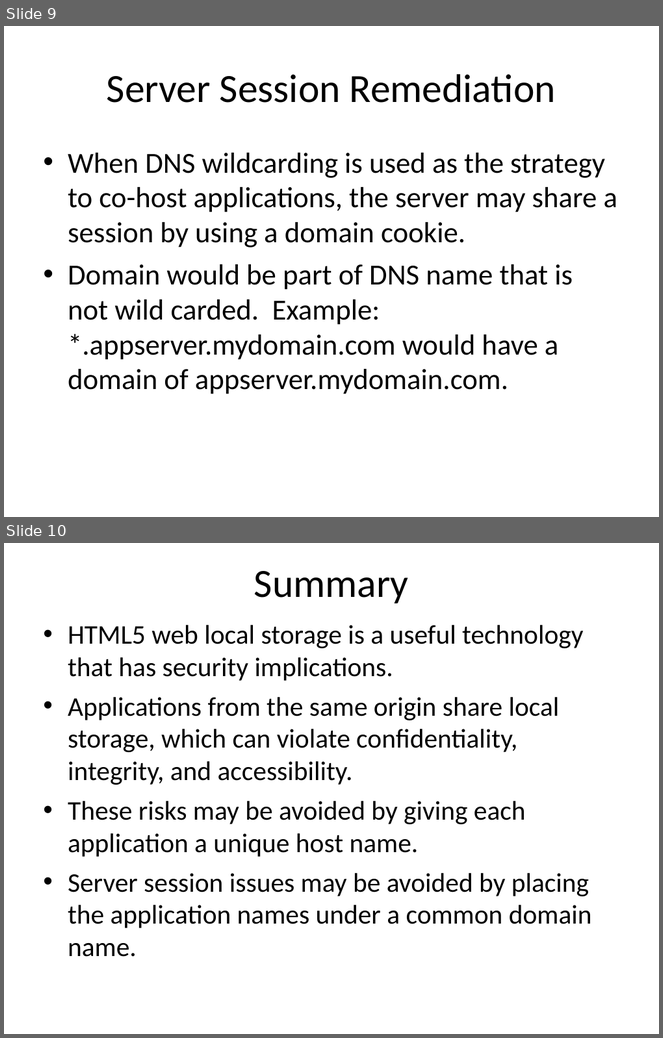
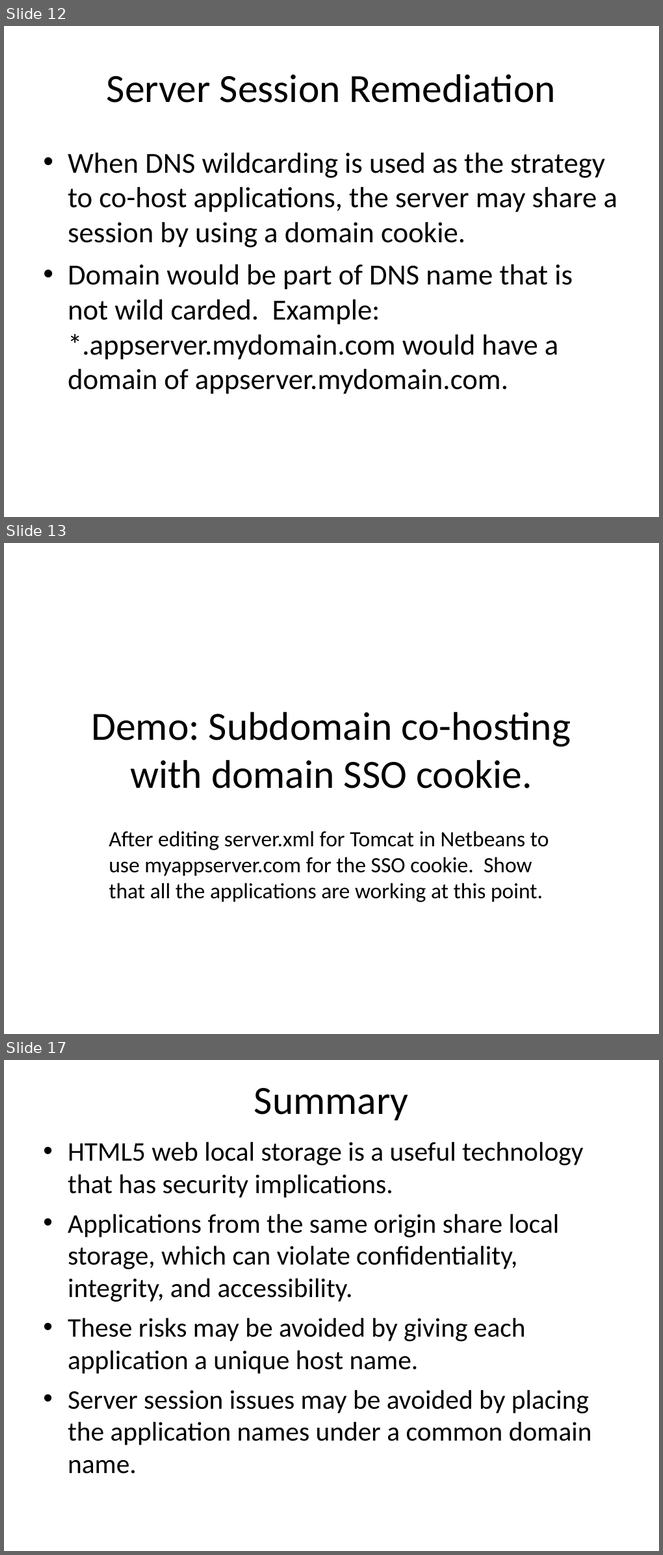
Before and after one commit to EdCharbeneau/CodePaLOUsa, a slide deck: 2013/LocalStorageSecurity/LocalStoragePresentation.ppt. Shown one above the other, each under a label of ours: slides 9 and 10 before the commit, slides 12, 13 and 17 after it; the slides between them are not shown. The pictures are 663x1038 and 663x1555 pixels, drawn with LibreOffice and Linux fonts; fonts in the diff are those of the drawing. Boxes give left, top, right and bottom in pixels: in the first picture for what was removed or moved away, otherwise in the second. Text is boxed around its words. In the diff, an @@ line names an element or a change of style, - is before the commit and + after.

Commit message:
Add bio slide and slide to signal when to do demo.  Add a howto file on how to perform the demo for third parties.

```diff
--- a/2013/LocalStorageSecurity/LocalStoragePresentation.ppt
+++ b/2013/LocalStorageSecurity/LocalStoragePresentation.ppt
@@ slide 13 added at <box>4,543,659,1034</box>, background #FFFFFF @@
@@ title added at <box>91,712,571,789</box>, 44 pt, text #000000 @@
+Demo: Subdomain co-hosting with domain SSO cookie.
@@ subtitle added at <box>109,831,549,902</box>, 24 pt, text #000000 @@
+After editing server.xml for Tomcat in Netbeans to use myappserver.com for the SSO cookie. Show that all the applications are working at this point.
@@ what was slide 9 is now slide 12 @@
@@ what was slide 10 is now slide 17 @@
```
Also in this commit, not shown: 3 slides changed, 7 other slides added, 1 slide removed, 6 other files.
